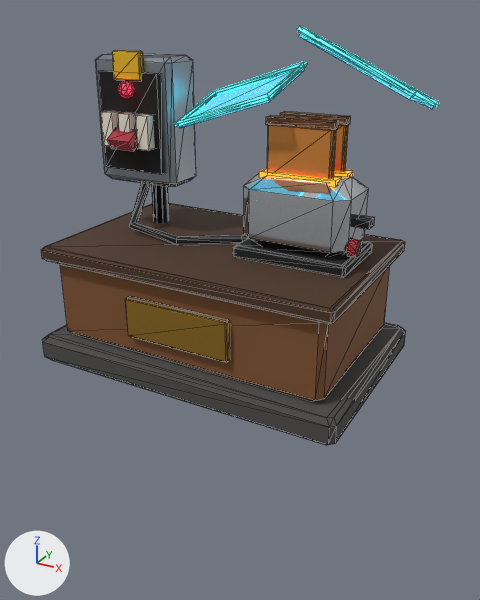
A saved change to the glTF model public/models/props/prop_fi_toaster_shrine.glb.
Before and after are seen from a camera (50 mm lens) standing at (3.29, -5.68, 3.53) and looking at (0.21, -0.07, 0.72). Arrows for +X, +Y and +Z are at lower left; the lights stay in place. The older version comes first. Mesh edges are drawn as thin lines. Where no turn or scale is listed for an object, it has been applied to the vertices. Vertices at exactly the same position are counted once.
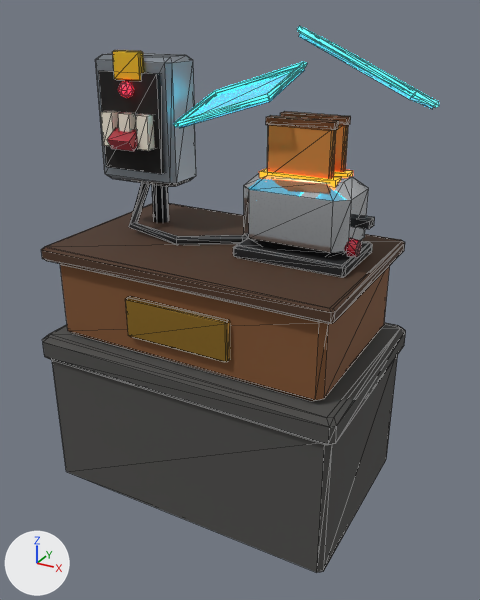
Where the newer file only moved an object's origin or applied its transform, the numbers keep the older frame.

What differs and where, as boxes (x1, y1, x2, y2) in the pictures (480 x 600 px):
'Mesh_0', reshaped (30% taller)
    before: (41, 26, 439, 445)
    after: (41, 26, 439, 573)
part 1 of me_mesh_0, added
    after: (52, 355, 398, 573)
part 2 of me_mesh_0, edited (looks the same)
    both: (48, 113, 400, 445)

Patch to the scene script:
```diff
--- a/public/models/props/prop_fi_toaster_shrine.glb.py
+++ b/public/models/props/prop_fi_toaster_shrine.glb.py
@@ me_mesh_0 @@
 # used by ob_mesh_0; location = (-1.7, 1.1, 0.0)
-me_mesh_0.from_pydata(...)  # 542 vertices, 980 faces; spans x 0.0..3.67, y -2.2..0.0, z 0.0..3.4
+me_mesh_0.from_pydata(...)  # 558 vertices, 1008 faces; spans x 0.0..3.67, y -2.2..0.0, z -1.5..3.4
+# me_mesh_0 part 1: a new loose piece of 16 vertices spanning x 0.05..3.35, y -2.15..-0.05, z -1.5..0.03, in mat_stone_dark
+# me_mesh_0 part 2: 292 kept faces spanning x 0.0..3.4, y -2.2..0.0, z 0.0..2.95 get new vertex colours; the middle colour goes from white #f7f7f7 to white #f3f3f3
 me_mesh_0.materials.append(mat_stone_dark)
```
